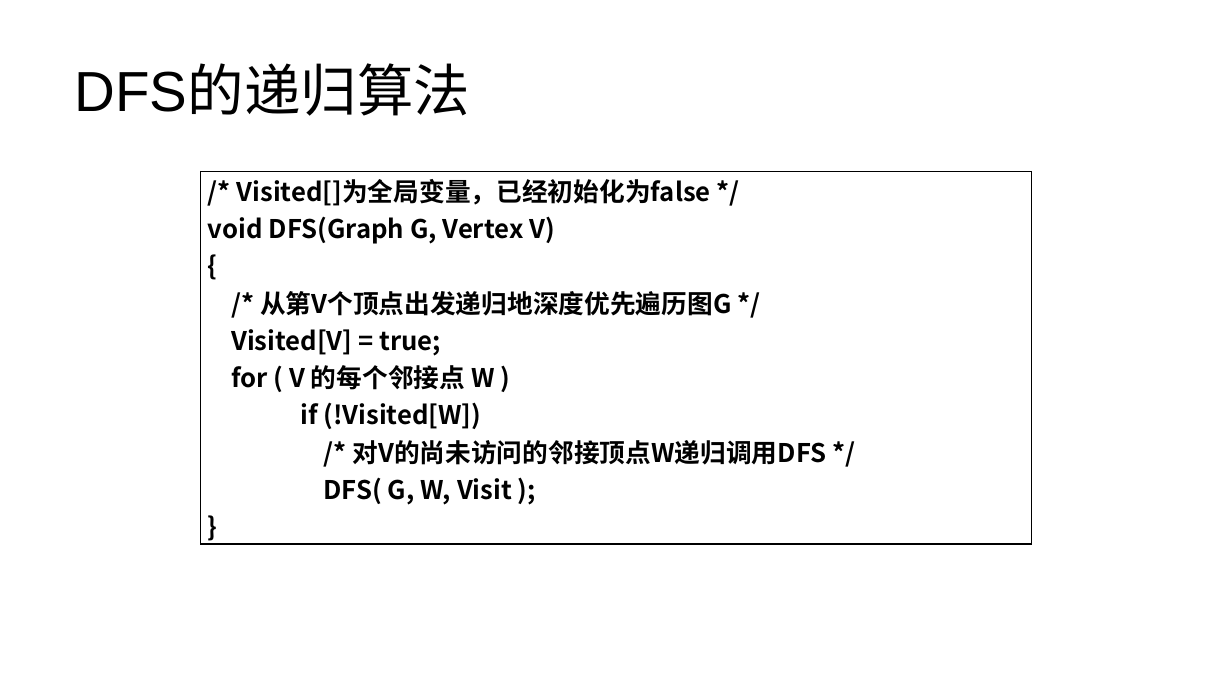
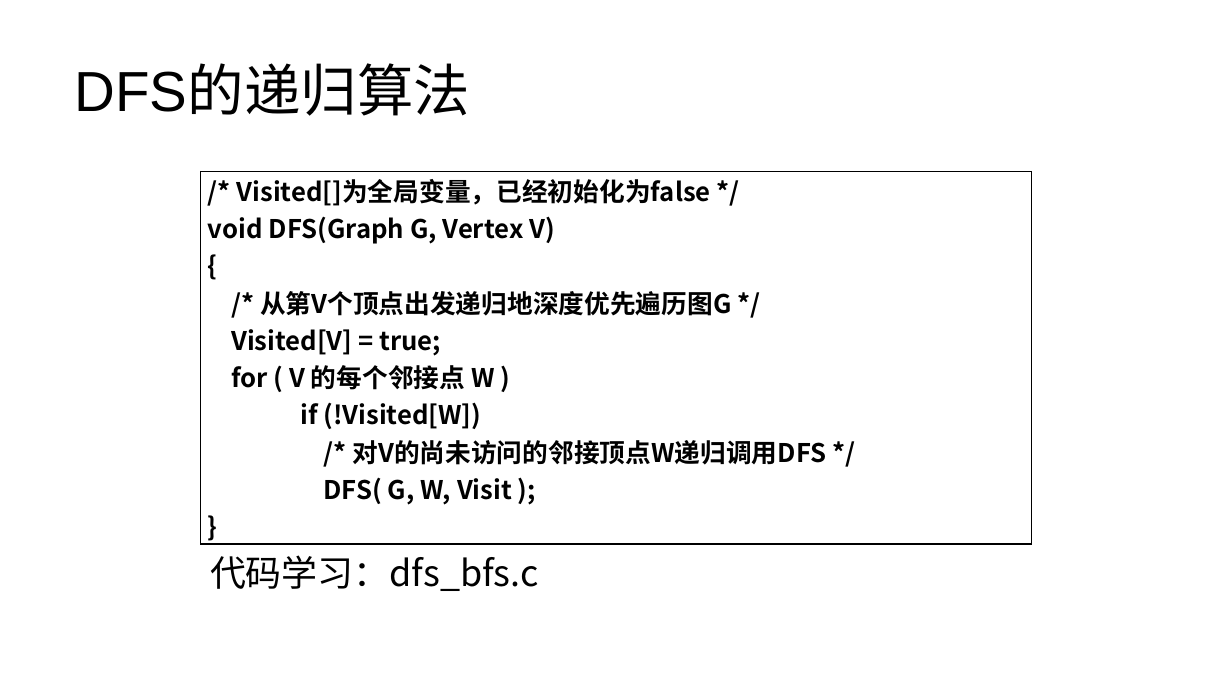
Before and after one commit to lezhang-thu/data-structure, a slide deck: slide 15 of graph/2022秋季-数据结构-第6章-图a.pptx. Drawn at 1232x693 pixels with LibreOffice and Linux fonts; fonts in the diff are those of the drawing. Boxes give left, top, right and bottom in pixels: in the first picture for what was removed or moved away, otherwise in the second. Text is boxed around its words. In the diff, an @@ line names an element or a change of style, - is before the commit and + after.

```diff
--- a/graph/2022秋季-数据结构-第6章-图a.pptx
+++ b/graph/2022秋季-数据结构-第6章-图a.pptx
@@ text added at bbox=[210, 555, 538, 591], 28 pt, text #000000 @@
+代码学习：dfs_bfs.c
```
Also in this commit, not shown: 16 other slides changed, 1 slide added, 7 other files.
